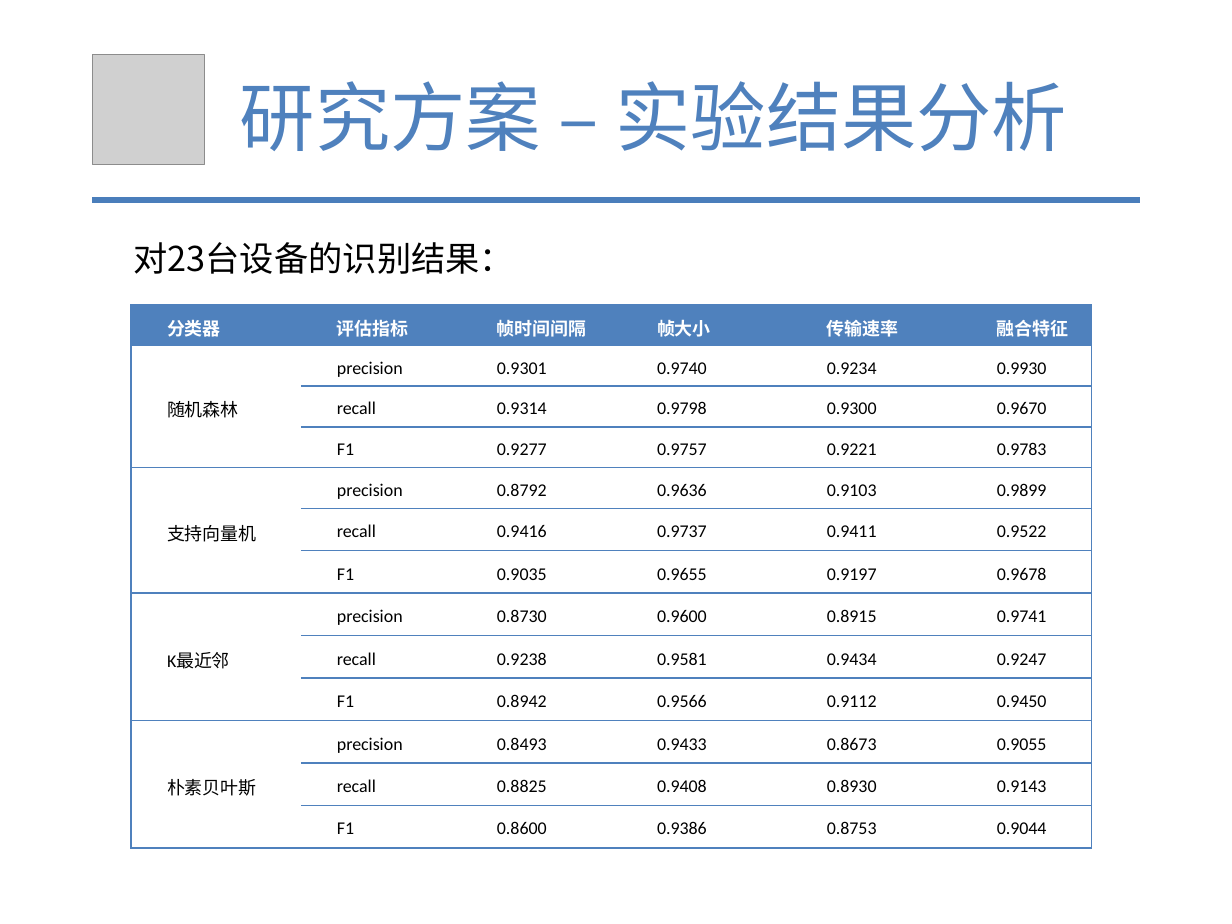
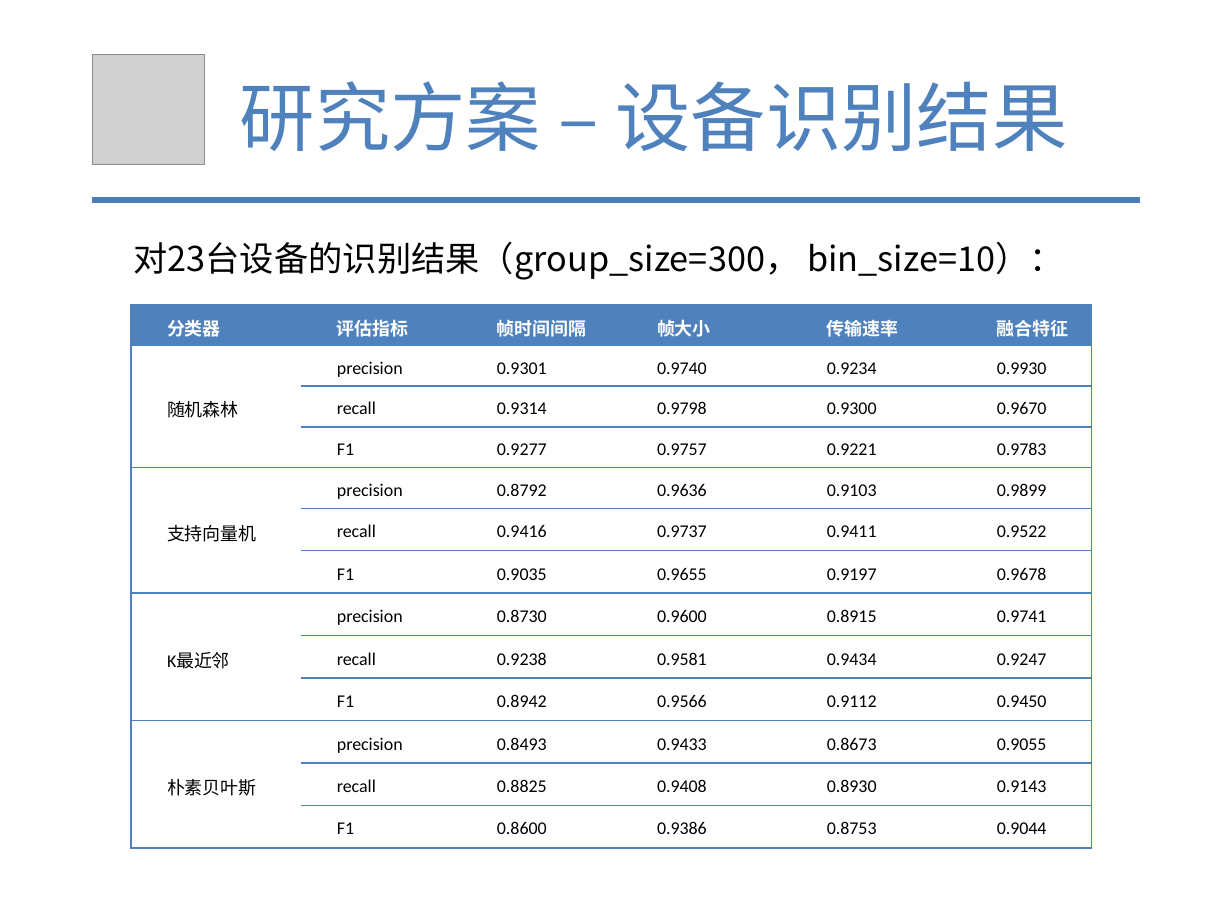
Before and after one commit to tianwen2017111/graduate_git, a slide deck: slide 16 of 余天文-硕5033班.pptx. Drawn at 1232x924 pixels with LibreOffice and Linux fonts; fonts in the diff are those of the drawing; grey boxes stand for pictures. Boxes give left, top, right and bottom in pixels: in the first picture for what was removed or moved away, otherwise in the second. Text is boxed around its words. In the diff, an @@ line names an element or a change of style, - is before the commit and + after.

```diff
--- a/余天文-硕5033班.pptx
+++ b/余天文-硕5033班.pptx
@@ text at bbox=[240, 81, 1068, 151]: text changed @@
-研究方案 – 实验结果分析
+研究方案 – 设备识别结果
@@ text at bbox=[133, 242, 1064, 280]: text changed @@
-对23台设备的识别结果：
+对23台设备的识别结果（group_size=300， bin_size=10）：
```
Also in this commit, not shown: 6 other slides changed, 12 slides added, 16 slides removed, 2 other files.
